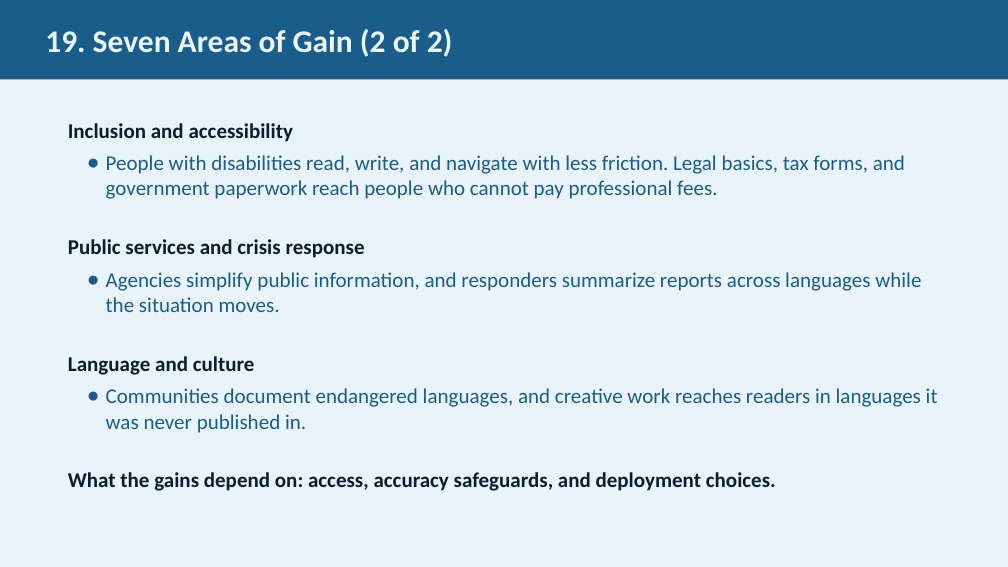
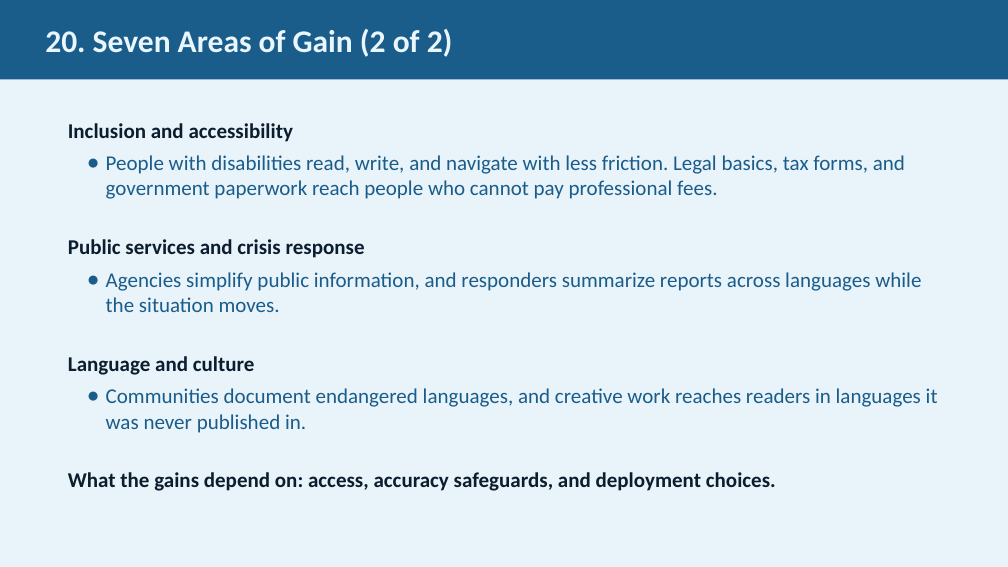
Before and after one commit to JimFawcett/NewSite, a slide deck: slide 20 of AI Presentation 2026/AI_Presentation.pptx (slide 19 before the commit). Drawn at 1008x567 pixels with LibreOffice and Linux fonts; fonts in the diff are those of the drawing. Boxes give left, top, right and bottom in pixels: in the first picture for what was removed or moved away, otherwise in the second. Text is boxed around its words. In the diff, an @@ line names an element or a change of style, - is before the commit and + after.

```diff
--- a/AI Presentation 2026/AI_Presentation.pptx
+++ b/AI Presentation 2026/AI_Presentation.pptx
@@ text in rectangle at bbox=[45, 29, 453, 57]: text changed @@
-19. Seven Areas of Gain (2 of 2)
+20. Seven Areas of Gain (2 of 2)
```
Also in this commit, not shown: 14 other slides changed, 1 slide added.
